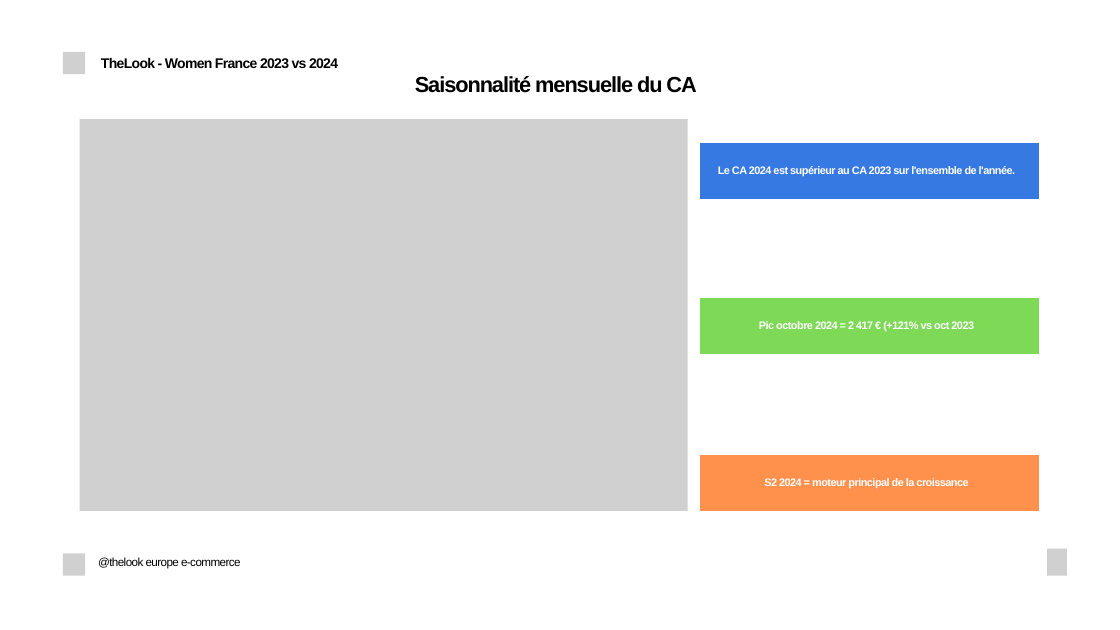
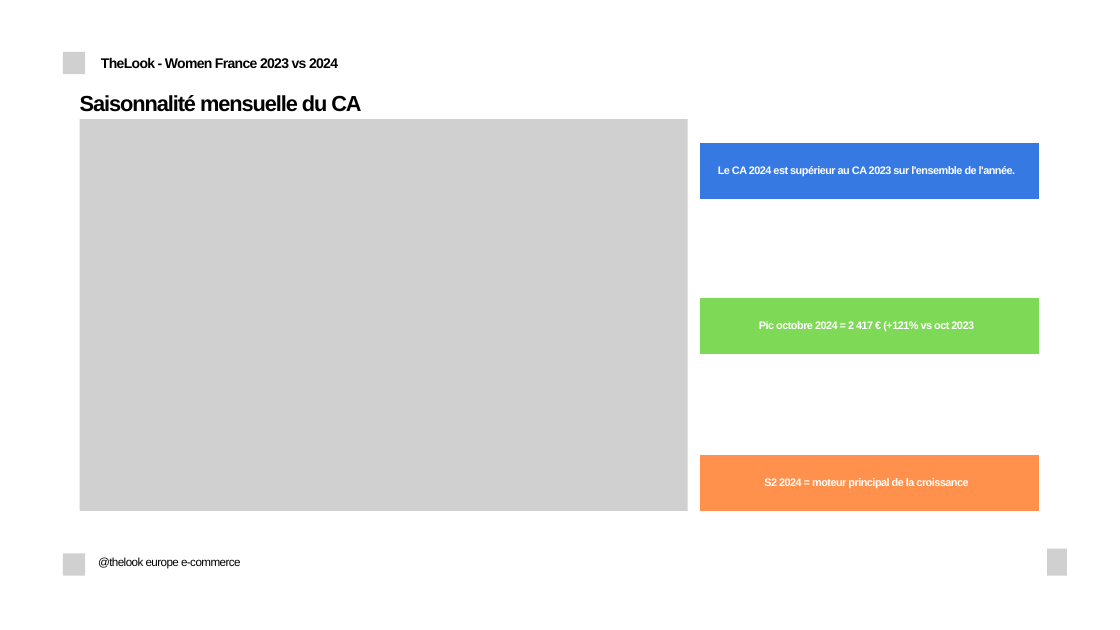
Before and after one commit to fko-data-sport/thelook-da-projet, a slide deck: slide 9 of slides/soutenance_20min.pptx. Drawn at 1120x630 pixels with LibreOffice and Linux fonts; fonts in the diff are those of the drawing; grey boxes stand for pictures. Boxes give left, top, right and bottom in pixels: in the first picture for what was removed or moved away, otherwise in the second. Text is boxed around its words. In the diff, an @@ line names an element or a change of style, - is before the commit and + after.

```diff
--- a/slides/soutenance_20min.pptx
+++ b/slides/soutenance_20min.pptx
@@ text "Saisonnalité mensuelle du CA": place and size @@
-text "Saisonnalité mensuelle du CA" at <box>415,76,696,93</box>
+text "Saisonnalité mensuelle du CA" at <box>80,95,361,112</box>
```
Also in this commit, not shown: 7 other slides changed.
